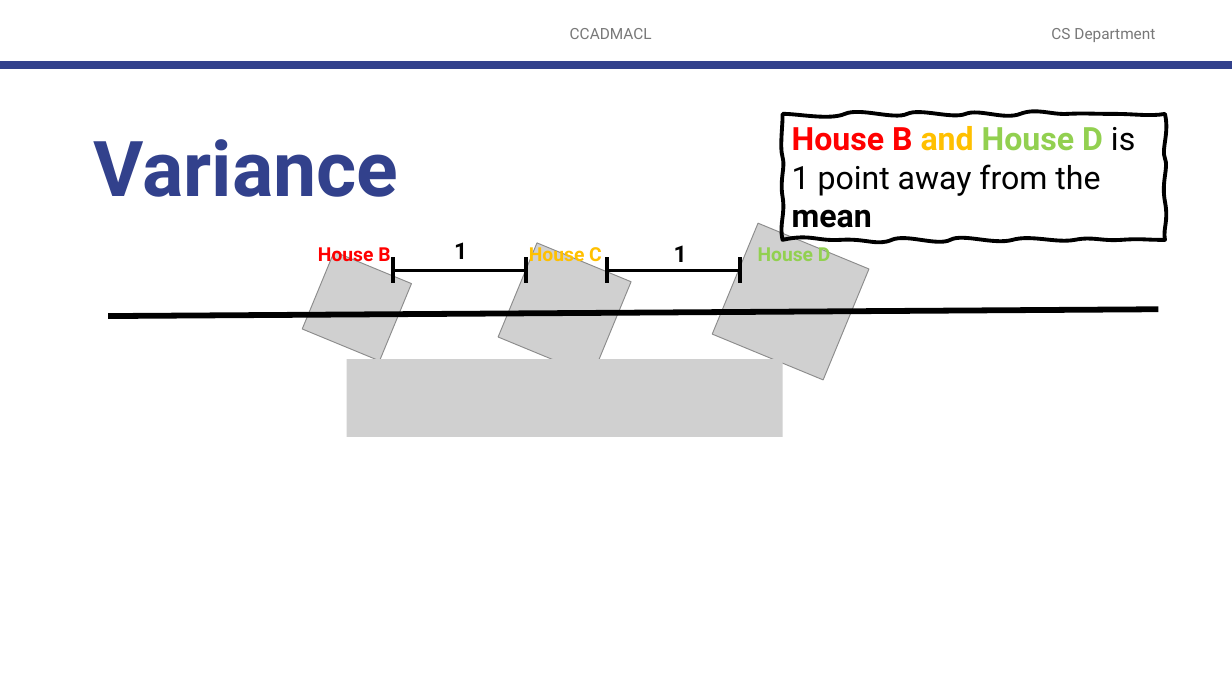
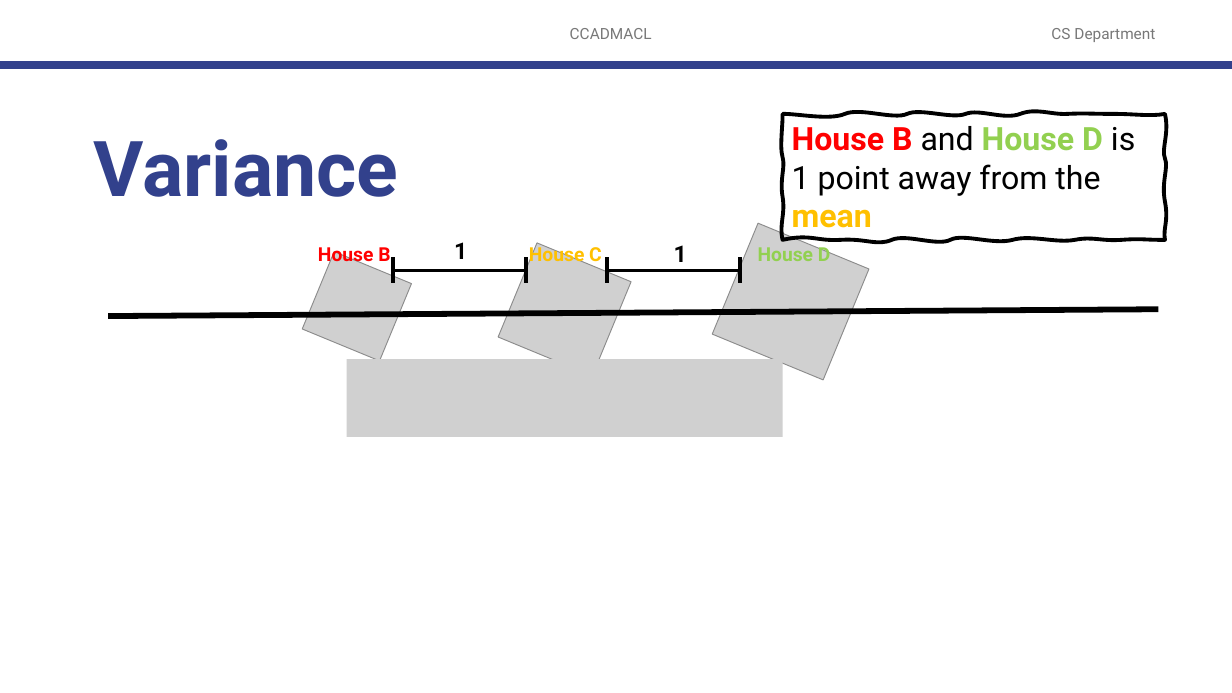
Before and after one commit to robitussin/CCADMACL, a slide deck: slide 11 of 7 - Principal Component Analysis/Principal Component Analysis (Math).pptx. Drawn at 1232x693 pixels with LibreOffice and Linux fonts; fonts in the diff are those of the drawing; grey boxes stand for pictures; background and template pictures are left out. Boxes give left, top, right and bottom in pixels: in the first picture for what was removed or moved away, otherwise in the second. Text is boxed around its words. In the diff, an @@ line names an element or a change of style, - is before the commit and + after.

```diff
--- a/7 - Principal Component Analysis/Principal Component Analysis (Math).pptx
+++ b/7 - Principal Component Analysis/Principal Component Analysis (Math).pptx
@@ freeform shape "House B and House D ..." at (783,114,1165,239): text colour #FFC000 to #000000, bold off in "and"; text colour #000000 to #FFC000 in "mean" @@
```
Also in this commit, not shown: 4 other slides changed, 3 slides added, 3 slides removed.
